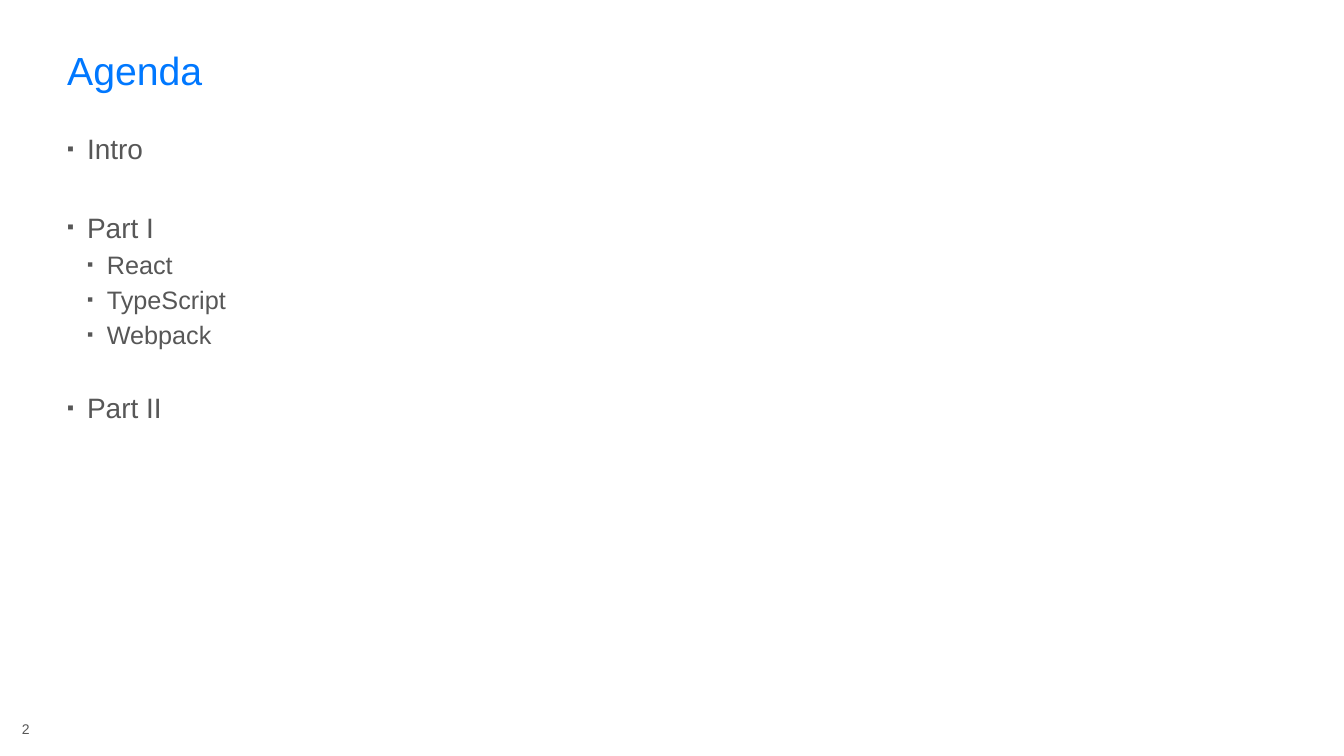
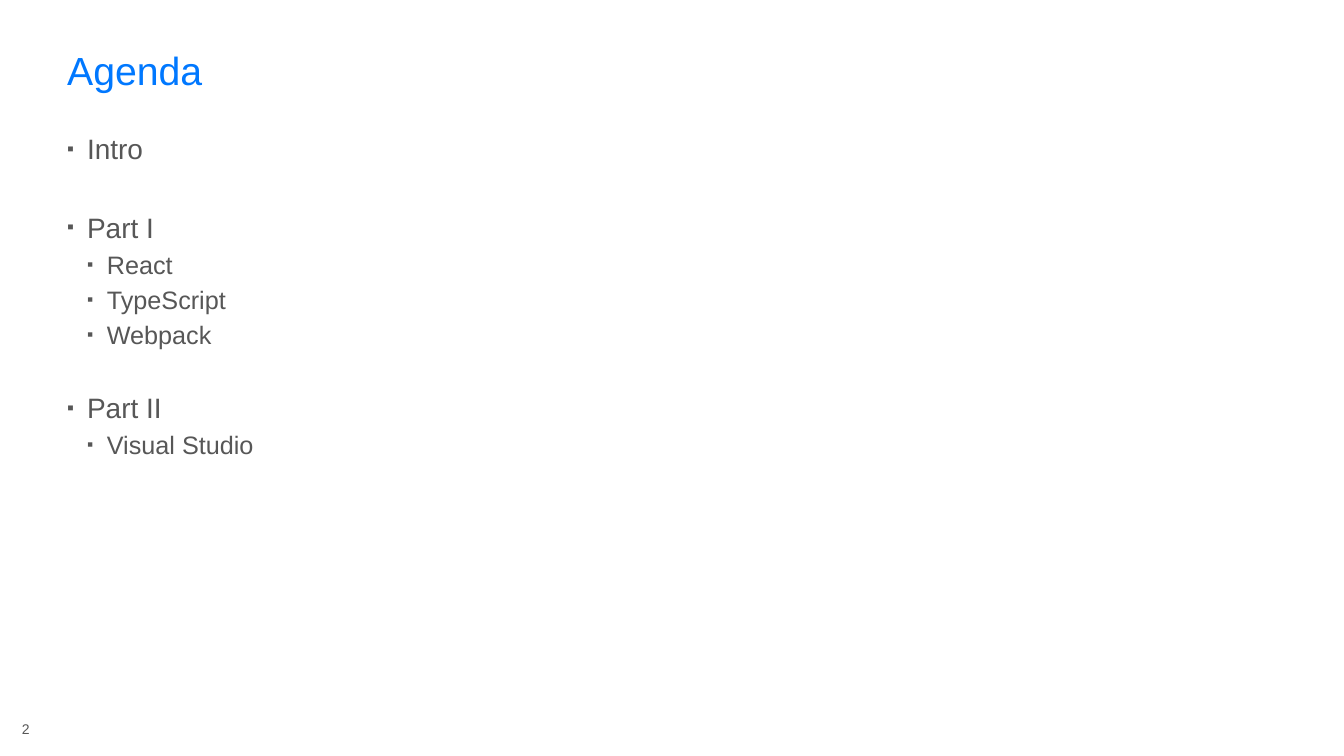
Before and after one commit to rasmuskl/react-webpack-typescript, a slide deck: slide 2 of notes/Presentation.pptx. Drawn at 1344x756 pixels with LibreOffice and Linux fonts; fonts in the diff are those of the drawing; background and template pictures are left out. Boxes give left, top, right and bottom in pixels: in the first picture for what was removed or moved away, otherwise in the second. Text is boxed around its words. In the diff, an @@ line names an element or a change of style, - is before the commit and + after.

Commit message:
Cleaned up Visual Studio solution and adjusted package.json + webpack.config.js.

```diff
--- a/notes/Presentation.pptx
+++ b/notes/Presentation.pptx
@@ text at [107,435,253,455]: paragraph added @@
+  ▪ Visual Studio
```
Also in this commit, not shown: 1 slide added, 11 other files.
